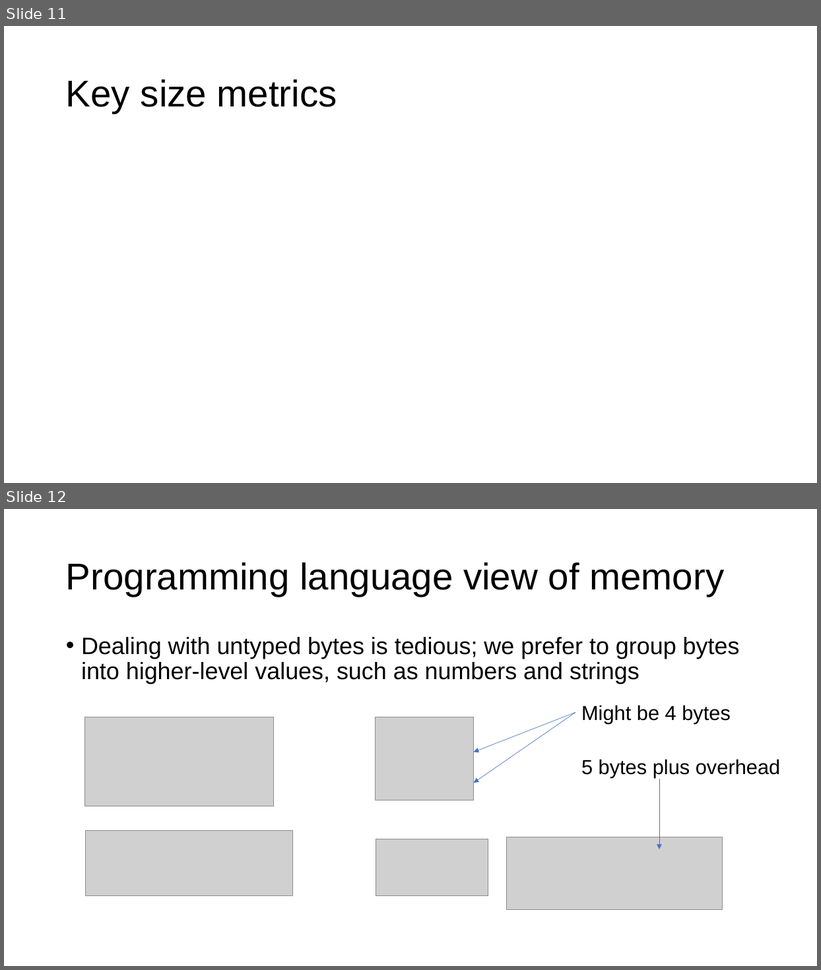
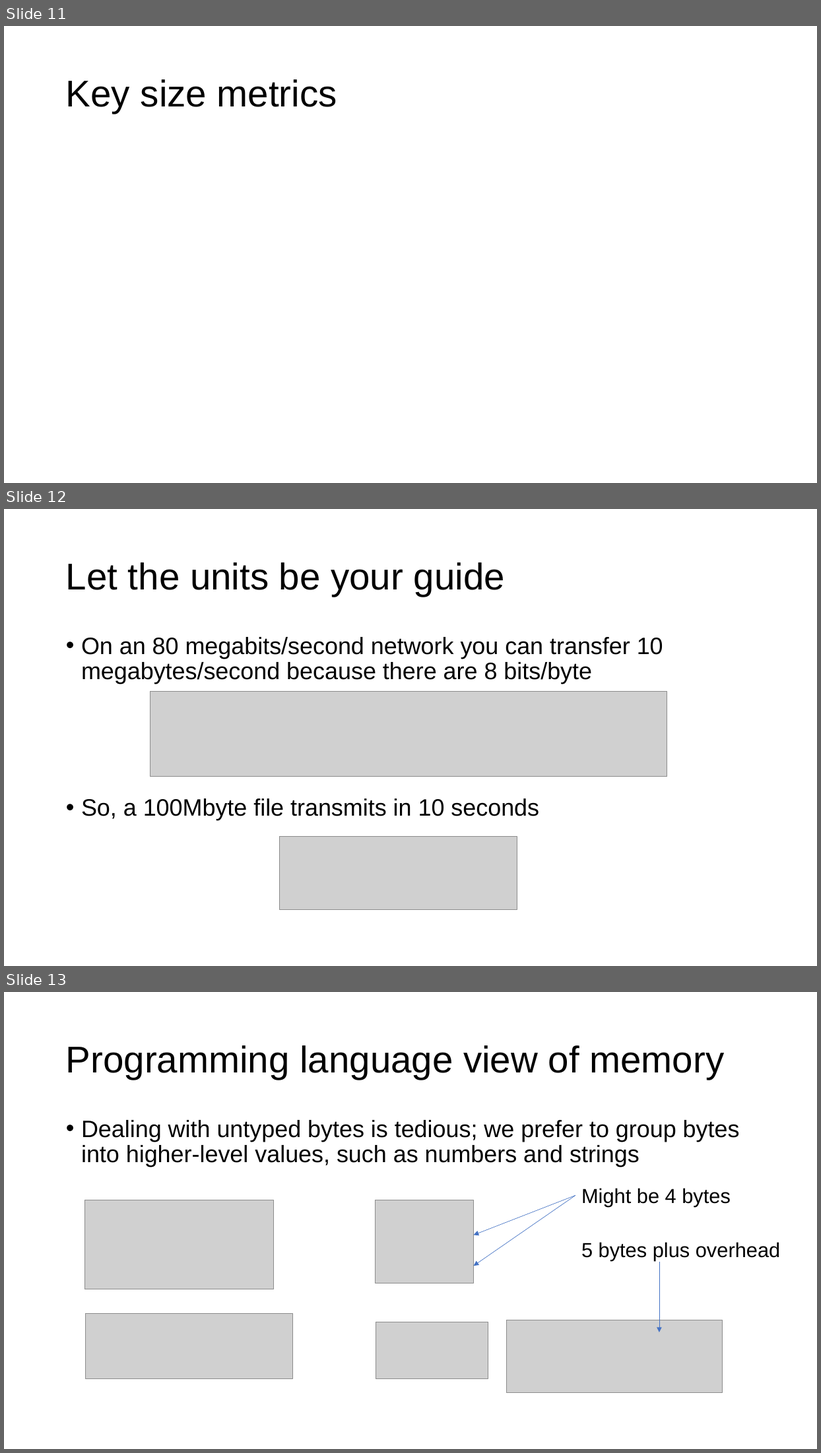
Before and after one commit to parrt/msds501, a slide deck: slides/intro-programming.pptx. Shown one above the other, each under a label of ours: slides 11 and 12 before the commit, slides 11, 12 and 13 after it. The pictures are 821x970 and 821x1453 pixels, drawn with LibreOffice and Linux fonts; fonts in the diff are those of the drawing; grey boxes stand for pictures; background and template pictures are left out. Boxes give left, top, right and bottom in pixels: in the first picture for what was removed or moved away, otherwise in the second. Text is boxed around its words. In the diff, an @@ line names an element or a change of style, - is before the commit and + after.

```diff
--- a/slides/intro-programming.pptx
+++ b/slides/intro-programming.pptx
@@ slide 12 added at (4,509,817,966), background #FFFFFF @@
@@ title added at (66,562,505,596), 44 pt, text #000000 @@
+Let the units be your guide
@@ text added at (81,637,663,821), 28 pt, text #000000 @@
+• On an 80 megabits/second network you can transfer 10 megabytes/second because there are 8 bits/byte
+• So, a 100Mbyte file transmits in 10 seconds
@@ picture added at (151,691,668,777) @@
@@ picture added at (280,837,517,910) @@
@@ what was slide 12 is now slide 13 @@
```
Also in this commit, not shown: 5 slides changed, 3 other files.
